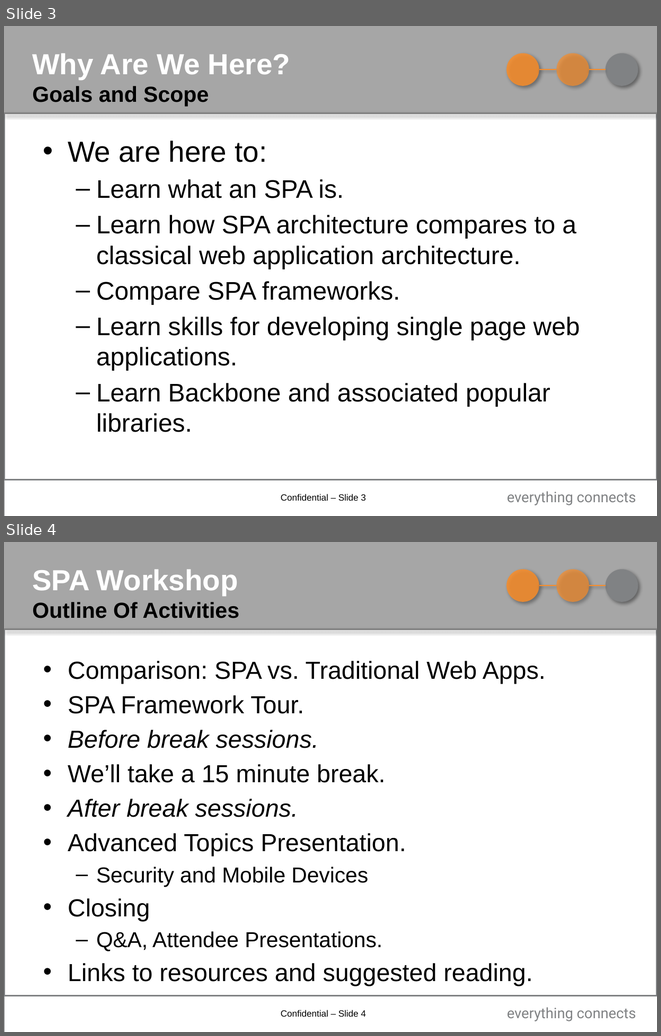
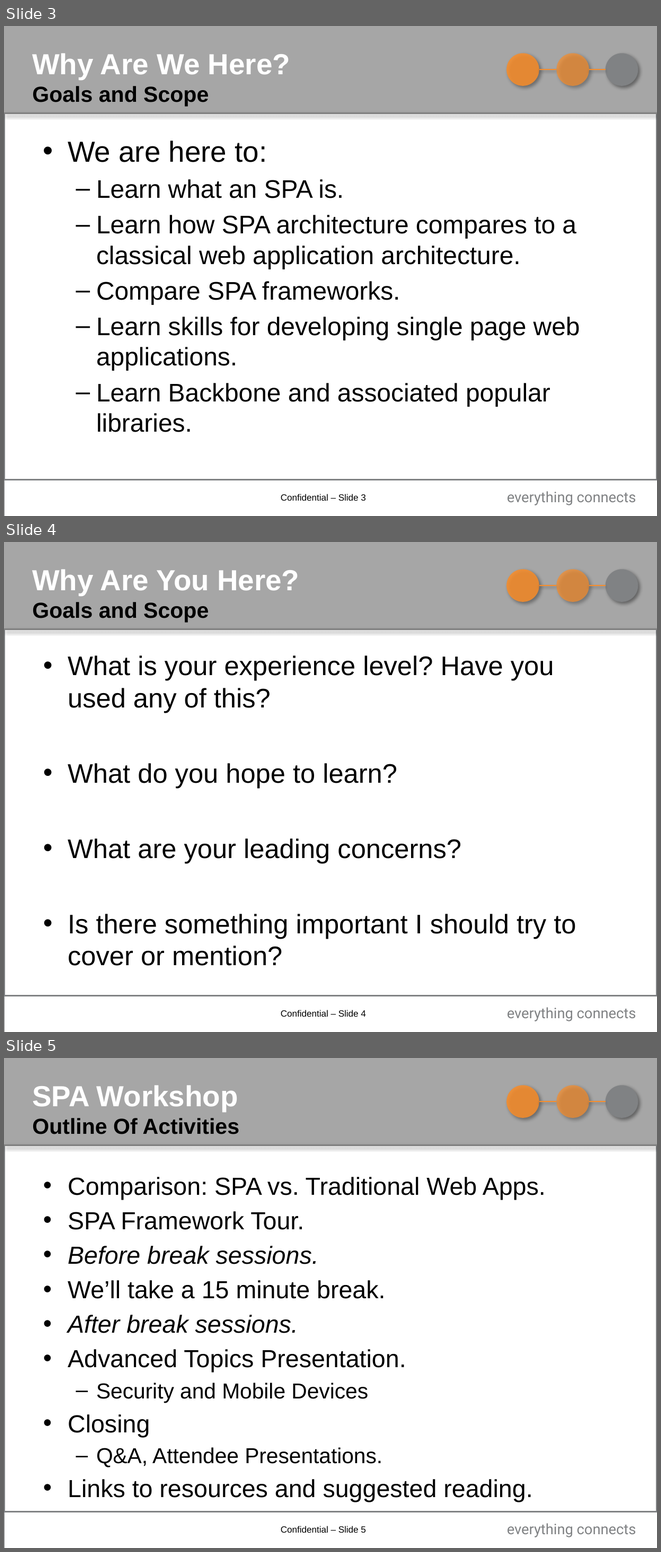
Before and after one commit to NVISIA/BBWorkshop-Ember, a slide deck: presentation/SPA_workshop.pptx. Shown one above the other, each under a label of ours: slides 3 and 4 before the commit, slides 3, 4 and 5 after it. The pictures are 661x1036 and 661x1552 pixels, drawn with LibreOffice and Linux fonts; fonts in the diff are those of the drawing; background and template pictures are left out. Boxes give left, top, right and bottom in pixels: in the first picture for what was removed or moved away, otherwise in the second. Text is boxed around its words. In the diff, an @@ line names an element or a change of style, - is before the commit and + after.

```diff
--- a/presentation/SPA_workshop.pptx
+++ b/presentation/SPA_workshop.pptx
@@ slide 4 added at (x1=4, y1=542, x2=657, y2=1032), background #A6A6A6; not listed: 11 template elements that a slide beside it also shows @@
@@ title added at (x1=32, y1=569, x2=299, y2=596), 32 pt, text #FFFFFF, bold @@
+Why Are You Here?
@@ text added at (x1=32, y1=602, x2=209, y2=622), 24 pt, text #000000, bold @@
+Goals and Scope
@@ text added at (x1=68, y1=655, x2=576, y2=965), 29.6 pt, text #000000 @@
+• What is your experience level? Have you used any of this?
+• What do you hope to learn?
+• What are your leading concerns?
+• Is there something important I should try to cover or mention?
@@ what was slide 4 is now slide 5 @@
@@ page number at (x1=281, y1=1525, x2=366, y2=1532): text changed @@
-Confidential – Slide 4
+Confidential – Slide 5
```
Also in this commit, not shown: 6 slides changed, 1 other slide added, 2 other files.
